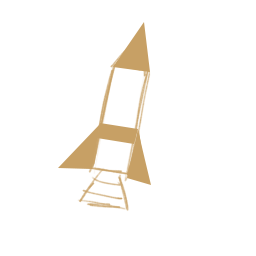
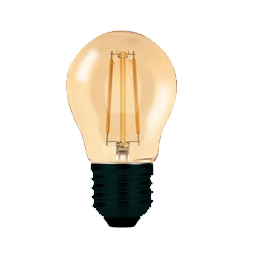
Comparing the layer stacks of the two 256 × 256 images. Changes:
hid "jetpack" over [58, 22, 151, 212]
added layer "_Flat" (2nd of 3) (multiply) above "Calque 2" over [58, 163, 154, 228]
added layer "Calque 2" above "imageNamed copie" over [65, 30, 178, 228]
